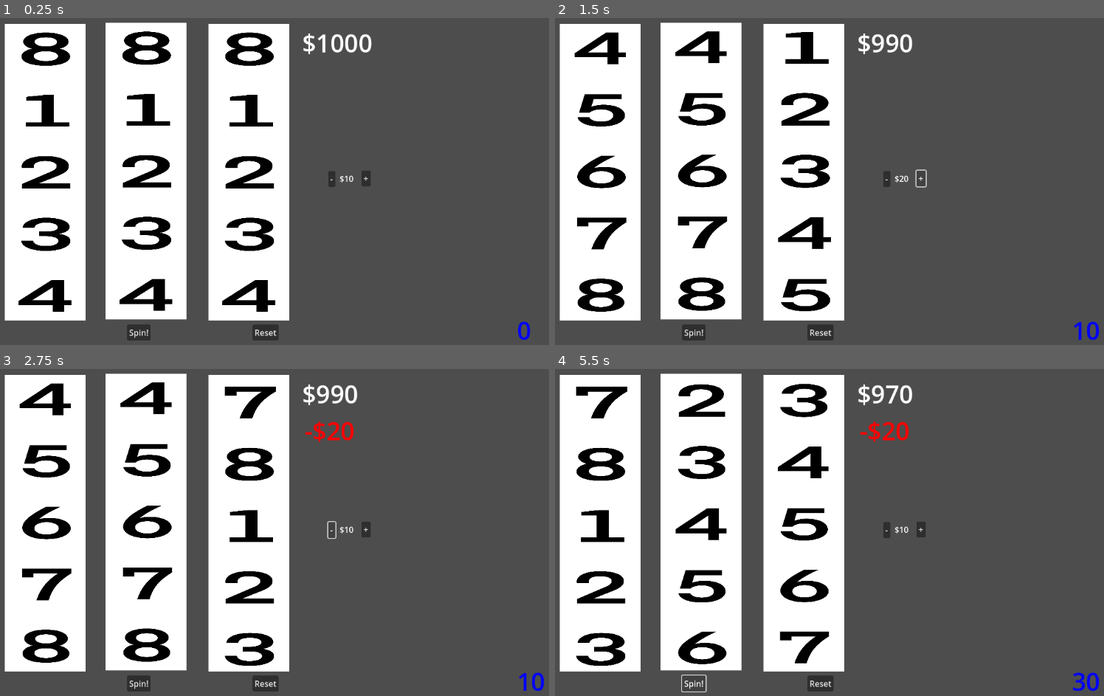
Above: before the commit, frames 1-4 (two rows, left to right).
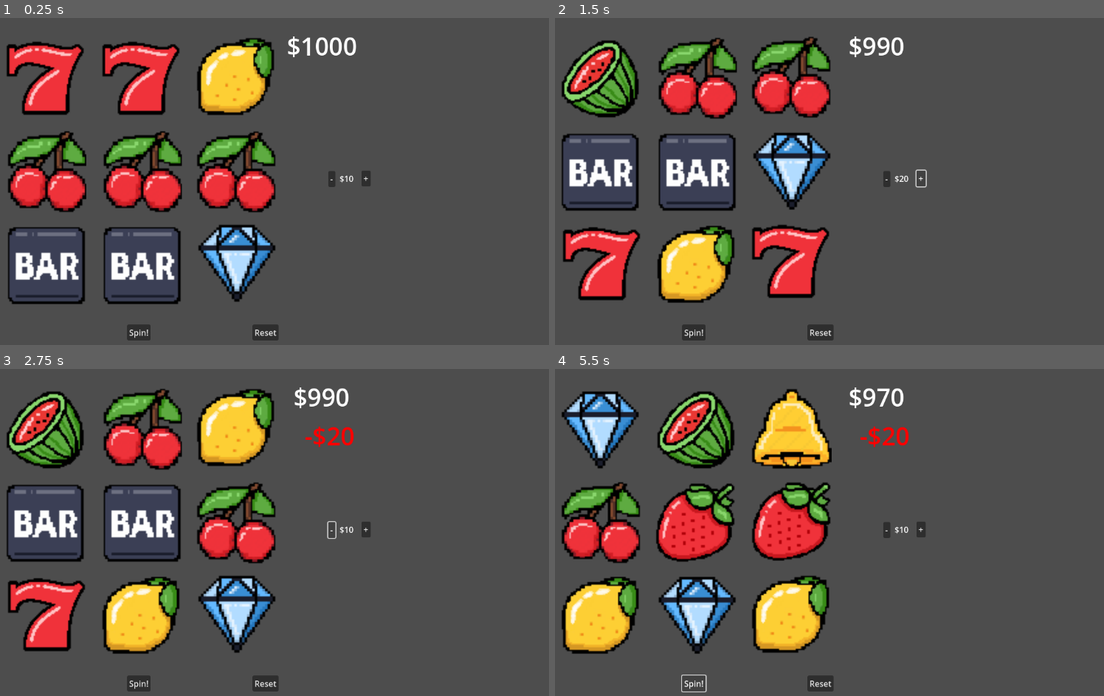
Above: after the commit, the same moments.

Repository: DaTimeKeeper/Slots
Game: Godot game, scene res://SlotWheels.tscn
The game is run twice, just before and just after one commit, with the same random seed, the same clock (stepped at 60 frames per second) and the same inputs.
Inputs:
- Up to frame 1 (0.25 s): no input
- Up to frame 2 (1.5 s): click "Spin!" at 0.5 s; click "+" at 1.25 s
- Up to frame 3 (2.75 s): click "-" at 2 s
- Up to frame 4 (5.5 s): click "Spin!" at 2.75 s; click "+" at 3.5 s; click "-" at 4.25 s; click "Spin!" at 5 s

The runs differ from the first frame. In frame 1, 40% of the frame differs, in the area x 0-97%, y 1-99%; in frame 2, 40%; in frame 3, 41%; in frame 4, 41%, in the area x 0-100%, y 1-99%.

Commit message:
Add Spin Animation

Diff:
--- a/SlotWheels.gd
+++ b/SlotWheels.gd
@@ -12,7 +12,9 @@
 
 var WeightValues = [2,4,2,4,8,10,30,100]
 
-var IconFrames = [2,0,14,12,10,8,6,4]
+var IconFrames1 = [0,14,12,10,8,6,4,2]#Cherry->Diamond->Seven->Bar->Melon->Bell->Strawberry->Lemon->Cherry
+var IconFrames2 = [0,12,8,4,10,14,2,6] #Cherry->Seven->Bell->Diamond->Strawberry->Melon->Lemon->Bar->Cherry
+var IconFrames3 = [0,2,4,6,8,10,12,14] #Cherry->Lemon->Strawberry->Bell->Melon->Bar->Seven->Diamond->Cherry
 
 # Called when the node enters the scene tree for the first time.
 func _ready():
@@ -41,7 +43,8 @@
 	WheelTwoValue =  RandomSymbolExcludeWheelOne()
 
 func SpinThirdWheel():
-	var weigtedBank=(hiddenBank/(WeightValues[WheelOneValue-1]*Credit))*100
+	var weigtedBank=(float(hiddenBank)/(WeightValues[WheelOneValue-1]*Credit))*100
+	$WinPercent.text=str(weigtedBank)
 	var winRoll = rng.randi_range(1,100)
 	if winRoll<=weigtedBank || rng.randi_range(1,100)<=10:
 		WheelThreeValue = WheelOneValue
@@ -67,9 +70,9 @@
 		$HiddenBank.text = str(hiddenBank)
 		$Wheel1/AnimatedSprite2D.play("spin")
 		$Wheel1/Timer.start()
-		$Wheel2/AnimatedSprite2D.play("spin")
+		$Wheel2/AnimatedSprite2D.play("Random_Spin")
 		$Wheel2/Timer.start()
-		$Wheel3/AnimatedSprite2D.play("spin")
+		$Wheel3/AnimatedSprite2D.play("Backward")
 		$Wheel3/Timer.start()
 		SpinWheels()
 
@@ -82,7 +85,7 @@
 
 func _on_Wheel3_timer_timeout():
 	$Wheel3/AnimatedSprite2D.stop()
-	$Wheel3/AnimatedSprite2D.frame=IconFrames[WheelThreeValue-1]
+	$Wheel3/AnimatedSprite2D.frame=IconFrames3[WheelThreeValue-1]
 	if WheelOneValue == WheelTwoValue && WheelOneValue == WheelThreeValue:
 		moneyValue += WeightValues[WheelOneValue-1]*Credit
 		hiddenBank -= WeightValues[WheelOneValue-1]*Credit
@@ -96,11 +99,11 @@
 
 func _on_Wheel2_timer_timeout():
 	$Wheel2/AnimatedSprite2D.stop()
-	$Wheel2/AnimatedSprite2D.frame=IconFrames[WheelTwoValue-1]
+	$Wheel2/AnimatedSprite2D.frame=IconFrames2[WheelTwoValue-1]
 
 func _on_Wheel1_timer_timeout():
 	$Wheel1/AnimatedSprite2D.stop()
-	$Wheel1/AnimatedSprite2D.frame=IconFrames[WheelOneValue-1]
+	$Wheel1/AnimatedSprite2D.frame=IconFrames1[WheelOneValue-1]
 
 
 func _on_plus_credits_pressed():
--- a/SlotWheels.tscn
+++ b/SlotWheels.tscn
@@ -1,115 +1,355 @@
-[gd_scene load_steps=19 format=3 uid="uid://hkrke5jkvwdh"]
+[gd_scene load_steps=67 format=3 uid="uid://hkrke5jkvwdh"]
 
 [ext_resource type="Texture2D" uid="uid://svehdt5y4jtg" path="res://Dream 1/frame_37.png" id="1_ju36u"]
 [ext_resource type="Script" path="res://SlotWheels.gd" id="1_owa85"]
 [ext_resource type="Texture2D" uid="uid://eoujhflbpmjv" path="res://Dream 1/frame_34.png" id="2_2yxy1"]
+[ext_resource type="Texture2D" uid="uid://cmufr8bwd6k24" path="res://imgs/base/NewAnimation/Backward/BackwardsSpin2.png" id="2_8woht"]
+[ext_resource type="Texture2D" uid="uid://dgv3niq3exrtd" path="res://imgs/base/NewAnimation/Random/RandomSlots1.png" id="2_bpb75"]
 [ext_resource type="Texture2D" uid="uid://d1omhmj8ctjm6" path="res://Dream 1/frame_31.png" id="3_5r678"]
+[ext_resource type="Texture2D" uid="uid://b4f8utlldxboe" path="res://imgs/base/NewAnimation/Backward/BackwardsSpin3.png" id="3_nynh7"]
+[ext_resource type="Texture2D" uid="uid://bysvx3x4bmtje" path="res://imgs/base/NewAnimation/Random/RandomSlots2.png" id="3_tinw1"]
+[ext_resource type="Texture2D" uid="uid://dvmcrxlt2ef86" path="res://imgs/base/NewAnimation/Backward/BackwardsSpin4.png" id="4_3cm1q"]
+[ext_resource type="Texture2D" uid="uid://cqtuj3rm2yjku" path="res://imgs/base/NewAnimation/Random/RandomSlots3.png" id="4_e36rc"]
 [ext_resource type="Texture2D" uid="uid://v7u76wbr4vdu" path="res://Dream 1/frame_28.png" id="4_i8qdy"]
+[ext_resource type="Texture2D" uid="uid://kqcw6wxya3hq" path="res://imgs/base/NewAnimation/Backward/BackwardsSpin5.png" id="5_j7jgm"]
 [ext_resource type="Texture2D" uid="uid://dsggyobmf5uno" path="res://Dream 1/frame_25.png" id="5_jv61x"]
+[ext_resource type="Texture2D" uid="uid://b2j7w1wwgyoun" path="res://imgs/base/NewAnimation/Random/RandomSlots4.png" id="5_m56w8"]
+[ext_resource type="Texture2D" uid="uid://deampgmp85fac" path="res://imgs/base/NewAnimation/Random/RandomSlots5.png" id="6_sw6sn"]
 [ext_resource type="Texture2D" uid="uid://xy4j8qriyqrw" path="res://Dream 1/frame_22.png" id="6_w5la5"]
+[ext_resource type="Texture2D" uid="uid://fvyevv40vstq" path="res://imgs/base/NewAnimation/Backward/BackwardsSpin6.png" id="6_yd27h"]
+[ext_resource type="Texture2D" uid="uid://csdnlhgyuy51g" path="res://imgs/base/NewAnimation/Random/RandomSlots6.png" id="7_n0qyf"]
+[ext_resource type="Texture2D" uid="uid://bfta20lfcac4m" path="res://imgs/base/NewAnimation/Backward/BackwardsSpin7.png" id="7_ocd46"]
 [ext_resource type="Texture2D" uid="uid://dybn806t1q0au" path="res://Dream 1/frame_21.png" id="7_y2b2m"]
 [ext_resource type="Texture2D" uid="uid://dqjoeihtay6yc" path="res://Dream 1/frame_16.png" id="8_e6fe1"]
+[ext_resource type="Texture2D" uid="uid://doaq873hhbcug" path="res://imgs/base/NewAnimation/Random/RandomSlots7.png" id="8_hd72q"]
+[ext_resource type="Texture2D" uid="uid://cwbg4vcjuny6r" path="res://imgs/base/NewAnimation/Backward/BackwardsSpin8.png" id="8_uyp81"]
+[ext_resource type="Texture2D" uid="uid://5jneausnrcfd" path="res://imgs/base/NewAnimation/Random/RandomSlots8.png" id="9_07rtb"]
 [ext_resource type="Texture2D" uid="uid://dtiiqkx8621qe" path="res://Dream 1/frame_13.png" id="9_l1nw8"]
+[ext_resource type="Texture2D" uid="uid://dv4hmgisywhjj" path="res://imgs/base/NewAnimation/Backward/BackwardsSpin9.png" id="9_uyijf"]
+[ext_resource type="Texture2D" uid="uid://cpot01n2v2vs5" path="res://imgs/base/NewAnimation/Backward/BackwardsSpin10.png" id="10_6vful"]
 [ext_resource type="Texture2D" uid="uid://dv14fhtcnv2q4" path="res://Dream 1/frame_10.png" id="10_d3w5l"]
+[ext_resource type="Texture2D" uid="uid://2mp27e1smkyk" path="res://imgs/base/NewAnimation/Random/RandomSlots9.png" id="10_wt2ki"]
+[ext_resource type="Texture2D" uid="uid://bm7ct6xp482f0" path="res://imgs/base/NewAnimation/Random/RandomSlots10.png" id="11_efqfo"]
 [ext_resource type="Texture2D" uid="uid://cbtmisha1ypdh" path="res://Dream 1/frame_07.png" id="11_lxry3"]
+[ext_resource type="Texture2D" uid="uid://cwm30pib1oxkl" path="res://imgs/base/NewAnimation/Backward/BackwardsSpin11.png" id="11_p2tk2"]
 [ext_resource type="Texture2D" uid="uid://bnbdr71wv0yuu" path="res://Dream 1/frame_04.png" id="12_2i5ir"]
+[ext_resource type="Texture2D" uid="uid://dkrfwo47lh1rc" path="res://imgs/base/NewAnimation/Backward/BackwardsSpin12.png" id="12_7myrm"]
+[ext_resource type="Texture2D" uid="uid://b60fi2akxqjkv" path="res://imgs/base/NewAnimation/Random/RandomSlots11.png" id="12_o4f2l"]
+[ext_resource type="Texture2D" uid="uid://b6usuut0cd1sr" path="res://imgs/base/NewAnimation/Random/RandomSlots12.png" id="13_2p210"]
+[ext_resource type="Texture2D" uid="uid://b0xeybrokrvr6" path="res://imgs/base/NewAnimation/Backward/BackwardsSpin13.png" id="13_3xeb7"]
 [ext_resource type="Texture2D" uid="uid://dwkbffn6v2uu5" path="res://Dream 1/frame_01.png" id="13_ysx8d"]
+[ext_resource type="Texture2D" uid="uid://8l6sqydxkx14" path="res://imgs/base/NewAnimation/Backward/BackwardsSpin14.png" id="14_ngv40"]
+[ext_resource type="Texture2D" uid="uid://c0ma8riqyrxn8" path="res://imgs/base/NewAnimation/Random/RandomSlots13.png" id="14_sa5p0"]
 [ext_resource type="Texture2D" uid="uid://0nljisg2k6bs" path="res://Dream 1/frame_46.png" id="14_x2mjy"]
 [ext_resource type="Texture2D" uid="uid://cp2bjgx8pftsa" path="res://Dream 1/frame_43.png" id="15_7mnw8"]
+[ext_resource type="Texture2D" uid="uid://bjacbabvbk8yp" path="res://imgs/base/NewAnimation/Random/RandomSlots14.png" id="15_8cmmc"]
+[ext_resource type="Texture2D" uid="uid://crabypx167j02" path="res://imgs/base/NewAnimation/Backward/BackwardsSpin15.png" id="15_h3s5x"]
 [ext_resource type="Texture2D" uid="uid://cbu6im52tmteb" path="res://Dream 1/frame_40.png" id="16_62jab"]
+[ext_resource type="Texture2D" uid="uid://csf2udlm6vt0j" path="res://imgs/base/NewAnimation/Backward/BackwardsSpin16.png" id="16_e5nyv"]
+[ext_resource type="Texture2D" uid="uid://c0e725v6a3ohs" path="res://imgs/base/NewAnimation/Random/RandomSlots15.png" id="16_qu8wh"]
+[ext_resource type="Texture2D" uid="uid://4r4hwyvfu2ba" path="res://imgs/base/NewAnimation/Backward/BackwardsSpin1.png" id="17_ec3si"]
+[ext_resource type="Texture2D" uid="uid://cdj8adb22y0wa" path="res://imgs/base/NewAnimation/Random/RandomSlots16.png" id="17_gh7ea"]
+[ext_resource type="Texture2D" uid="uid://bkk6b3qwn4hj" path="res://imgs/base/NewAnimation/In Order/NewSlotsAnimation1.png" id="18_ncvbd"]
+[ext_resource type="Texture2D" uid="uid://1xtb2p7v77xh" path="res://imgs/base/NewAnimation/In Order/NewSlotsAnimation2.png" id="19_1b3gf"]
+[ext_resource type="Texture2D" uid="uid://b66qra6nmg6yw" path="res://imgs/base/NewAnimation/In Order/NewSlotsAnimation3.png" id="20_ox2xq"]
+[ext_resource type="Texture2D" uid="uid://n8q0c1flbpur" path="res://imgs/base/NewAnimation/In Order/NewSlotsAnimation4.png" id="21_oqgt3"]
+[ext_resource type="Texture2D" uid="uid://js7e8pfi4i3k" path="res://imgs/base/NewAnimation/In Order/NewSlotsAnimation5.png" id="22_cey1d"]
+[ext_resource type="Texture2D" uid="uid://dailgram1q2ca" path="res://imgs/base/NewAnimation/In Order/NewSlotsAnimation6.png" id="23_cfxm3"]
+[ext_resource type="Texture2D" uid="uid://bdnkuhywiww6o" path="res://imgs/base/NewAnimation/In Order/NewSlotsAnimation7.png" id="24_4hei5"]
+[ext_resource type="Texture2D" uid="uid://djbv1fsb3vri3" path="res://imgs/base/NewAnimation/In Order/NewSlotsAnimation8.png" id="25_3r7gg"]
+[ext_resource type="Texture2D" uid="uid://cujao5qd6lg64" path="res://imgs/base/NewAnimation/In Order/NewSlotsAnimation9.png" id="26_q6nlh"]
+[ext_resource type="Texture2D" uid="uid://dnbldr8ll3xym" path="res://imgs/base/NewAnimation/In Order/NewSlotsAnimation10.png" id="27_pf0o3"]
+[ext_resource type="Texture2D" uid="uid://swtw551jopp8" path="res://imgs/base/NewAnimation/In Order/NewSlotsAnimation11.png" id="28_owapu"]
+[ext_resource type="Texture2D" uid="uid://cpokpsrlogvss" path="res://imgs/base/NewAnimation/In Order/NewSlotsAnimation12.png" id="29_umf43"]
+[ext_resource type="Texture2D" uid="uid://b4wdjsc5e1sns" path="res://imgs/base/NewAnimation/In Order/NewSlotsAnimation13.png" id="30_djsqr"]
+[ext_resource type="Texture2D" uid="uid://k63x1wrxqkox" path="res://imgs/base/NewAnimation/In Order/NewSlotsAnimation14.png" id="31_34763"]
+[ext_resource type="Texture2D" uid="uid://d150rjby1h5ch" path="res://imgs/base/NewAnimation/In Order/NewSlotsAnimation15.png" id="32_8p24n"]
+[ext_resource type="Texture2D" uid="uid://lggkco6qb1vb" path="res://imgs/base/NewAnimation/In Order/NewSlotsAnimation16.png" id="33_cg0c3"]
 
 [sub_resource type="SpriteFrames" id="SpriteFrames_043vx"]
 animations = [{
 "frames": [{
 "duration": 1.0,
-"texture": ExtResource("1_ju36u")
-}, {
-"duration": 1.0,
-"texture": ExtResource("2_2yxy1")
-}, {
-"duration": 1.0,
-"texture": ExtResource("3_5r678")
-}, {
-"duration": 1.0,
-"texture": ExtResource("4_i8qdy")
-}, {
-"duration": 1.0,
-"texture": ExtResource("5_jv61x")
-}, {
-"duration": 1.0,
-"texture": ExtResource("6_w5la5")
-}, {
-"duration": 1.0,
-"texture": ExtResource("7_y2b2m")
-}, {
-"duration": 1.0,
-"texture": ExtResource("8_e6fe1")
-}, {
-"duration": 1.0,
-"texture": ExtResource("9_l1nw8")
-}, {
-"duration": 1.0,
-"texture": ExtResource("10_d3w5l")
-}, {
-"duration": 1.0,
-"texture": ExtResource("11_lxry3")
-}, {
-"duration": 1.0,
-"texture": ExtResource("12_2i5ir")
-}, {
-"duration": 1.0,
-"texture": ExtResource("13_ysx8d")
-}, {
-"duration": 1.0,
-"texture": ExtResource("14_x2mjy")
-}, {
-"duration": 1.0,
-"texture": ExtResource("15_7mnw8")
-}, {
-"duration": 1.0,
-"texture": ExtResource("16_62jab")
+"texture": ExtResource("2_8woht")
+}, {
+"duration": 1.0,
+"texture": ExtResource("3_nynh7")
+}, {
+"duration": 1.0,
+"texture": ExtResource("4_3cm1q")
+}, {
+"duration": 1.0,
+"texture": ExtResource("5_j7jgm")
+}, {
+"duration": 1.0,
+"texture": ExtResource("6_yd27h")
+}, {
+"duration": 1.0,
+"texture": ExtResource("7_ocd46")
+}, {
+"duration": 1.0,
+"texture": ExtResource("8_uyp81")
+}, {
+"duration": 1.0,
+"texture": ExtResource("9_uyijf")
+}, {
+"duration": 1.0,
+"texture": ExtResource("10_6vful")
+}, {
+"duration": 1.0,
+"texture": ExtResource("11_p2tk2")
+}, {
+"duration": 1.0,
+"texture": ExtResource("12_7myrm")
+}, {
+"duration": 1.0,
+"texture": ExtResource("13_3xeb7")
+}, {
+"duration": 1.0,
+"texture": ExtResource("14_ngv40")
+}, {
+"duration": 1.0,
+"texture": ExtResource("15_h3s5x")
+}, {
+"duration": 1.0,
+"texture": ExtResource("16_e5nyv")
+}, {
+"duration": 1.0,
+"texture": ExtResource("17_ec3si")
+}],
+"loop": true,
+"name": &"Backward",
+"speed": 16.0
+}, {
+"frames": [{
+"duration": 1.0,
+"texture": ExtResource("17_gh7ea")
+}, {
+"duration": 1.0,
+"texture": ExtResource("2_bpb75")
+}, {
+"duration": 1.0,
+"texture": ExtResource("3_tinw1")
+}, {
+"duration": 1.0,
+"texture": ExtResource("4_e36rc")
+}, {
+"duration": 1.0,
+"texture": ExtResource("5_m56w8")
+}, {
+"duration": 1.0,
+"texture": ExtResource("6_sw6sn")
+}, {
+"duration": 1.0,
+"texture": ExtResource("7_n0qyf")
+}, {
+"duration": 1.0,
+"texture": ExtResource("8_hd72q")
+}, {
+"duration": 1.0,
+"texture": ExtResource("9_07rtb")
+}, {
+"duration": 1.0,
+"texture": ExtResource("10_wt2ki")
+}, {
+"duration": 1.0,
+"texture": ExtResource("11_efqfo")
+}, {
+"duration": 1.0,
+"texture": ExtResource("12_o4f2l")
+}, {
+"duration": 1.0,
+"texture": ExtResource("13_2p210")
+}, {
+"duration": 1.0,
+"texture": ExtResource("14_sa5p0")
+}, {
+"duration": 1.0,
+"texture": ExtResource("15_8cmmc")
+}, {
+"duration": 1.0,
+"texture": ExtResource("16_qu8wh")
+}],
+"loop": true,
+"name": &"Random_Spin",
+"speed": 16.0
+}, {
+"frames": [{
+"duration": 1.0,
+"texture": ExtResource("18_ncvbd")
+}, {
+"duration": 1.0,
+"texture": ExtResource("19_1b3gf")
+}, {
+"duration": 1.0,
+"texture": ExtResource("20_ox2xq")
+}, {
+"duration": 1.0,
+"texture": ExtResource("21_oqgt3")
+}, {
+"duration": 1.0,
+"texture": ExtResource("22_cey1d")
+}, {
+"duration": 1.0,
+"texture": ExtResource("23_cfxm3")
+}, {
+"duration": 1.0,
+"texture": ExtResource("24_4hei5")
+}, {
+"duration": 1.0,
+"texture": ExtResource("25_3r7gg")
+}, {
+"duration": 1.0,
+"texture": ExtResource("26_q6nlh")
+}, {
+"duration": 1.0,
+"texture": ExtResource("27_pf0o3")
+}, {
+"duration": 1.0,
+"texture": ExtResource("28_owapu")
+}, {
+"duration": 1.0,
+"texture": ExtResource("29_umf43")
+}, {
+"duration": 1.0,
+"texture": ExtResource("30_djsqr")
+}, {
+"duration": 1.0,
+"texture": ExtResource("31_34763")
+}, {
+"duration": 1.0,
+"texture": ExtResource("32_8p24n")
+}, {
+"duration": 1.0,
+"texture": ExtResource("33_cg0c3")
 }],
 "loop": true,
 "name": &"spin",
 "speed": 16.0
+}, {
+"frames": [{
+"duration": 1.0,
+"texture": ExtResource("1_ju36u")
+}, {
+"duration": 1.0,
+"texture": ExtResource("2_2yxy1")
+}, {
+"duration": 1.0,
+"texture": ExtResource("3_5r678")
+}, {
+"duration": 1.0,
+"texture": ExtResource("4_i8qdy")
+}, {
+"duration": 1.0,
+"texture": ExtResource("5_jv61x")
+}, {
+"duration": 1.0,
+"texture": ExtResource("6_w5la5")
+}, {
+"duration": 1.0,
+"texture": ExtResource("7_y2b2m")
+}, {
+"duration": 1.0,
+"texture": ExtResource("8_e6fe1")
+}, {
+"duration": 1.0,
+"texture": ExtResource("9_l1nw8")
+}, {
+"duration": 1.0,
+"texture": ExtResource("10_d3w5l")
+}, {
+"duration": 1.0,
+"texture": ExtResource("11_lxry3")
+}, {
+"duration": 1.0,
+"texture": ExtResource("12_2i5ir")
+}, {
+"duration": 1.0,
+"texture": ExtResource("13_ysx8d")
+}, {
+"duration": 1.0,
+"texture": ExtResource("14_x2mjy")
+}, {
+"duration": 1.0,
+"texture": ExtResource("15_7mnw8")
+}, {
+"duration": 1.0,
+"texture": ExtResource("16_62jab")
+}],
+"loop": true,
+"name": &"spin1",
+"speed": 16.0
 }]
 
 [node name="Node" type="Node"]
 script = ExtResource("1_owa85")
 
-[node name="Wheel1" type="StaticBody2D" parent="."]
-
-[node name="AnimatedSprite2D" type="AnimatedSprite2D" parent="Wheel1"]
-position = Vector2(146, 310)
-scale = Vector2(0.0731481, 0.151042)
+[node name="Wheel3" type="Container" parent="."]
+anchors_preset = 8
+anchor_left = 0.5
+anchor_top = 0.5
+anchor_right = 0.5
+anchor_bottom = 0.5
+offset_left = -20.0
+offset_top = -20.0
+offset_right = 20.0
+offset_bottom = 20.0
+grow_horizontal = 2
+grow_vertical = 2
+
+[node name="AnimatedSprite2D" type="AnimatedSprite2D" parent="Wheel3"]
+position = Vector2(-38, 3)
+scale = Vector2(2.5, 2.5)
 sprite_frames = SubResource("SpriteFrames_043vx")
-animation = &"spin"
-
-[node name="Timer" type="Timer" parent="Wheel1"]
-wait_time = 0.5
+animation = &"Backward"
+
+[node name="Timer" type="Timer" parent="Wheel3"]
 one_shot = true
 
-[node name="Wheel2" type="StaticBody2D" parent="."]
-
-[node name="AnimatedSprite2D" type="AnimatedSprite2D" parent="Wheel2"]
-position = Vector2(343, 308)
-scale = Vector2(0.0731481, 0.151042)
-sprite_frames = SubResource("SpriteFrames_043vx")
-animation = &"spin"
+[node name="Wheel2" type="Container" parent="."]
+anchors_preset = 8
+anchor_left = 0.5
+anchor_top = 0.5
+anchor_right = 0.5
+anchor_bottom = 0.5
+offset_left = -20.0
+offset_top = -20.0
+offset_right = 20.0
+offset_bottom = 20.0
+grow_horizontal = 2
+grow_vertical = 2
 
 [node name="Timer" type="Timer" parent="Wheel2"]
 wait_time = 0.7
 one_shot = true
 
-[node name="Wheel3" type="StaticBody2D" parent="."]
-
-[node name="AnimatedSprite2D" type="AnimatedSprite2D" parent="Wheel3"]
-position = Vector2(544, 310)
-scale = Vector2(0.0731481, 0.151042)
+[node name="AnimatedSprite2D" type="AnimatedSprite2D" parent="Wheel2"]
+position = Vector2(-223, 5)
+scale = Vector2(2.5, 2.5)
 sprite_frames = SubResource("SpriteFrames_043vx")
-animation = &"spin"
-
-[node name="Timer" type="Timer" parent="Wheel3"]
+animation = &"Random_Spin"
+
+[node name="Wheel1" type="Container" parent="."]
+anchors_preset = 8
+anchor_left = 0.5
+anchor_top = 0.5
+anchor_right = 0.5
+anchor_bottom = 0.5
+offset_left = -20.0
+offset_top = -20.0
+offset_right = 20.0
+offset_bottom = 20.0
+grow_horizontal = 2
+grow_vertical = 2
+
+[node name="AnimatedSprite2D" type="AnimatedSprite2D" parent="Wheel1"]
+position = Vector2(-410, 5)
+scale = Vector2(2.5, 2.5)
+sprite_frames = SubResource("SpriteFrames_043vx")
+animation = &"Random_Spin"
+
+[node name="Timer" type="Timer" parent="Wheel1"]
+wait_time = 0.5
 one_shot = true
 
 [node name="Button" type="Button" parent="."]
@@ -127,44 +367,50 @@
 text = "Spin!"
 
 [node name="MoneyLabel" type="Label" parent="."]
-anchors_preset = -1
-anchor_left = 0.615
-anchor_top = 0.089
-anchor_right = 0.615
-anchor_bottom = 0.089
-offset_left = -60.48
-offset_top = -33.672
-offset_right = 33.52
-offset_bottom = 33.328
+anchors_preset = 8
+anchor_left = 0.5
+anchor_top = 0.5
+anchor_right = 0.5
+anchor_bottom = 0.5
+offset_left = 63.0
+offset_top = -294.0
+offset_right = 157.0
+offset_bottom = -227.0
+grow_horizontal = 2
+grow_vertical = 2
 theme_override_font_sizes/font_size = 48
 text = "$0"
 horizontal_alignment = 2
 
 [node name="HiddenBank" type="Label" parent="."]
-anchors_preset = -1
-anchor_left = 0.635
-anchor_top = 0.234
-anchor_right = 0.635
-anchor_bottom = 0.234
-offset_left = 336.48
-offset_top = 434.368
-offset_right = 376.48
-offset_bottom = 501.368
+anchors_preset = 8
+anchor_left = 0.5
+anchor_top = 0.5
+anchor_right = 0.5
+anchor_bottom = 0.5
+offset_left = 606.0
+offset_top = 251.0
+offset_right = 646.0
+offset_bottom = 318.0
+grow_horizontal = 2
+grow_vertical = 2
 theme_override_colors/font_color = Color(0, 0, 1, 1)
 theme_override_font_sizes/font_size = 48
 text = "0
 "
 
 [node name="Win" type="Label" parent="."]
-anchors_preset = -1
-anchor_left = 0.63
-anchor_top = 0.174
-anchor_right = 0.637
-anchor_bottom = 0.174
-offset_left = -72.7601
-offset_top = -16.752
-offset_right = 11.176
-offset_bottom = 50.248
+anchors_preset = 8
+anchor_left = 0.5
+anchor_top = 0.5
+anchor_right = 0.5
+anchor_bottom = 0.5
+offset_left = 84.0
+offset_top = -218.0
+offset_right = 167.936
+offset_bottom = -151.0
+grow_horizontal = 2
+grow_vertical = 2
 theme_override_colors/font_color = Color(1, 0, 0, 1)
 theme_override_font_sizes/font_size = 48
 horizontal_alignment = 2
@@ -221,9 +467,25 @@
 grow_vertical = 2
 text = "-"
 
+[node name="WinPercent" type="Label" parent="."]
+anchors_preset = 8
+anchor_left = 0.5
+anchor_top = 0.5
+anchor_right = 0.5
+anchor_bottom = 0.5
+offset_left = 602.0
+offset_top = 195.0
+offset_right = 679.0
+offset_bottom = 262.0
+grow_horizontal = 2
+grow_vertical = 2
+theme_override_colors/font_color = Color(0.870588, 0.533333, 0.384314, 1)
+theme_override_font_sizes/font_size = 48
+text = "0"
+
+[connection signal="timeout" from="Wheel3/Timer" to="." method="_on_Wheel3_timer_timeout"]
+[connection signal="timeout" from="Wheel2/Timer" to="." method="_on_Wheel2_timer_timeout"]
 [connection signal="timeout" from="Wheel1/Timer" to="." method="_on_Wheel1_timer_timeout"]
-[connection signal="timeout" from="Wheel2/Timer" to="." method="_on_Wheel2_timer_timeout"]
-[connection signal="timeout" from="Wheel3/Timer" to="." method="_on_Wheel3_timer_timeout"]
 [connection signal="pressed" from="Button" to="." method="_on_button_pressed"]
 [connection signal="pressed" from="ResetButton" to="." method="_on_reset_button_pressed"]
 [connection signal="pressed" from="Credits/PlusCredits" to="." method="_on_plus_credits_pressed"]
Binary file added: RandomSlots1.png
Not shown, added: RandomSlots1.png.import
Binary file added: SlotsAnimation1.jpg
Not shown, added: SlotsAnimation1.jpg.import
Binary file added: imgs/base/NewAnimation/Backward/BackwardsSpin1.png
Not shown, added: imgs/base/NewAnimation/Backward/BackwardsSpin1.png.import
Binary file added: imgs/base/NewAnimation/Backward/BackwardsSpin10.png
Not shown, added: imgs/base/NewAnimation/Backward/BackwardsSpin10.png.import
Binary file added: imgs/base/NewAnimation/Backward/BackwardsSpin11.png
Not shown, added: imgs/base/NewAnimation/Backward/BackwardsSpin11.png.import
Binary file added: imgs/base/NewAnimation/Backward/BackwardsSpin12.png
Not shown, added: imgs/base/NewAnimation/Backward/BackwardsSpin12.png.import
(and 146 more such lines)
